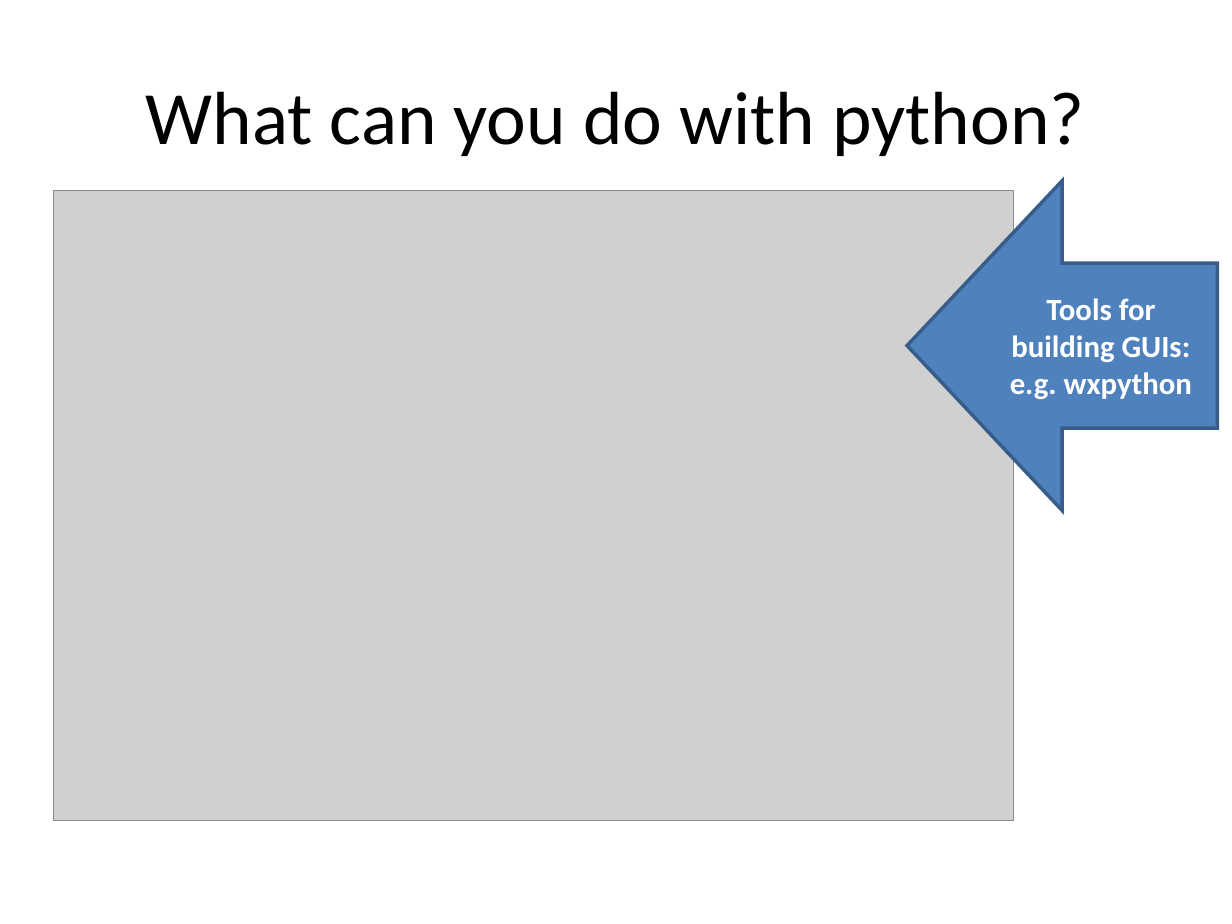
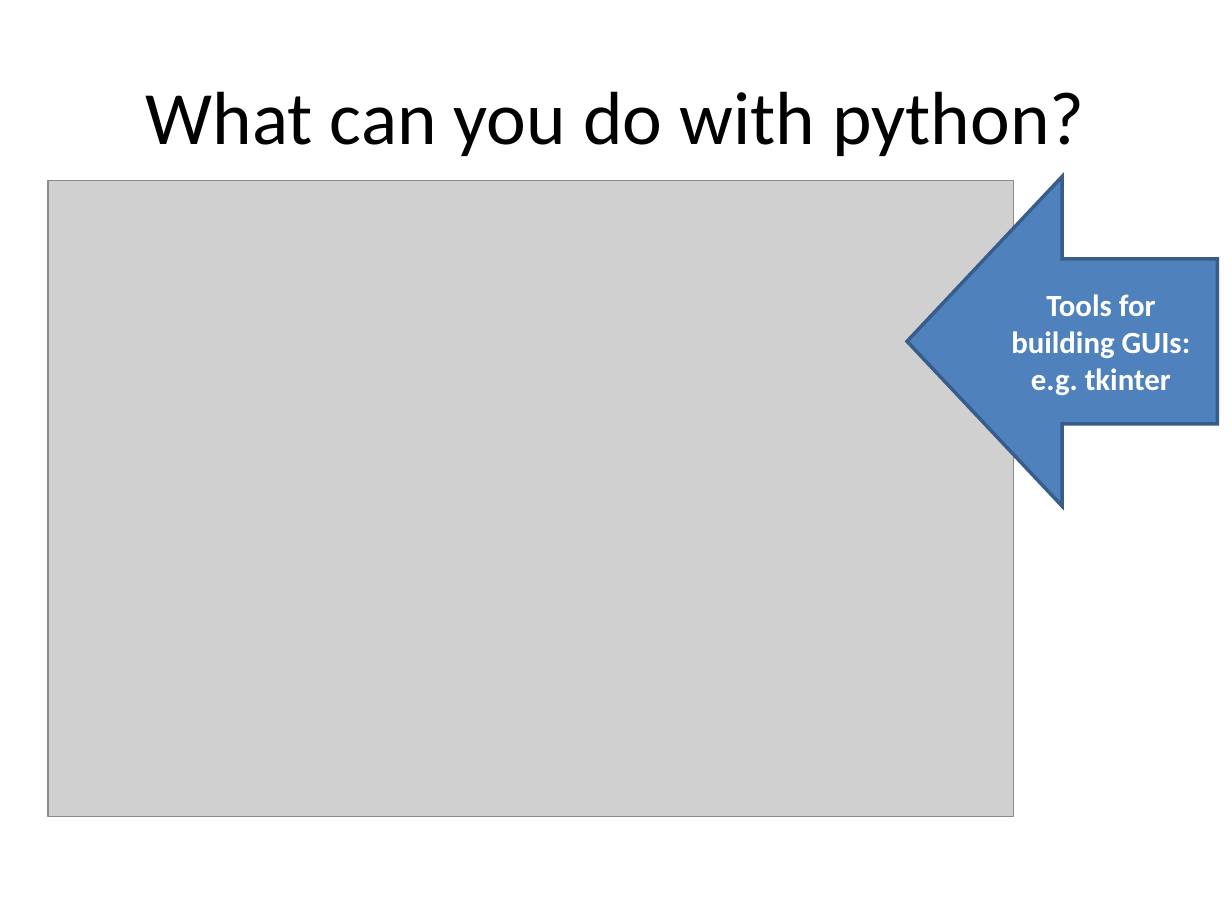
Before and after one commit to ncasuk/ncas-isc, a slide deck: slide 12 of python/presentations/learning_python/01_ceda-intro.ppt. Drawn at 1232x924 pixels with LibreOffice and Linux fonts; fonts in the diff are those of the drawing; grey boxes stand for pictures; background and template pictures are left out. Boxes give left, top, right and bottom in pixels: in the first picture for what was removed or moved away, otherwise in the second. Text is boxed around its words. In the diff, an @@ line names an element or a change of style, - is before the commit and + after.

Commit message:
Updated first 4 learning Python and set style for presentations

```diff
--- a/python/presentations/learning_python/01_ceda-intro.ppt
+++ b/python/presentations/learning_python/01_ceda-intro.ppt
@@ right arrow "Tools for building GUIs: e.g. ...": place and size @@
-right arrow "Tools for building GUIs: e.g. ..." at (907,181,1217,511)
+right arrow "Tools for building GUIs: e.g. ..." at (907,176,1217,506)
@@ picture: place and size @@
-picture at (53,191,1014,822)
+picture at (48,180,1014,816)
@@ text in right arrow at (1011,294,1191,395): text changed @@
-Tools for building GUIs: e.g. wxpython
+Tools for building GUIs: e.g. tkinter
```
Also in this commit, not shown: 4 other slides changed, 8 other files.
